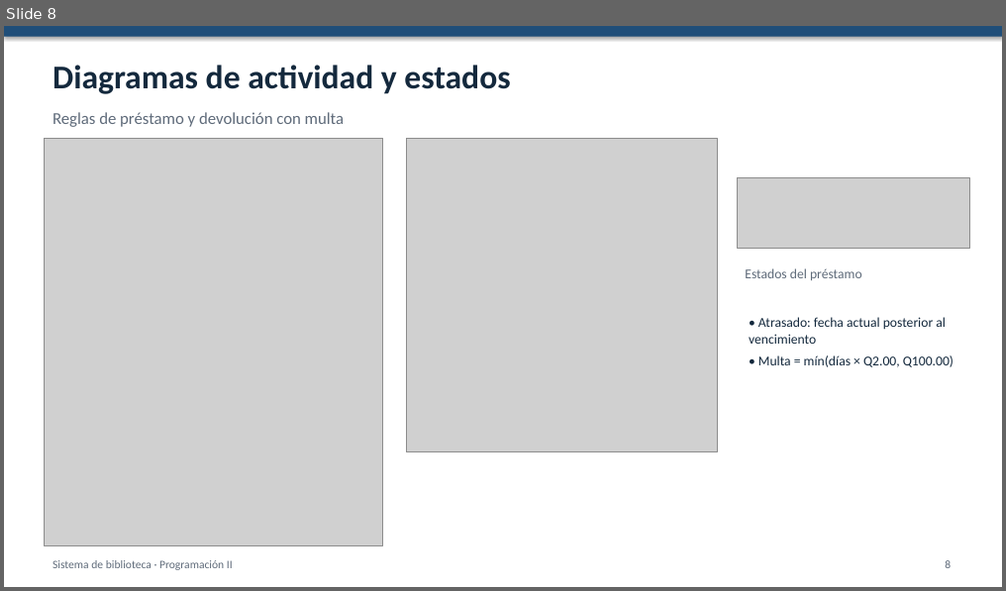
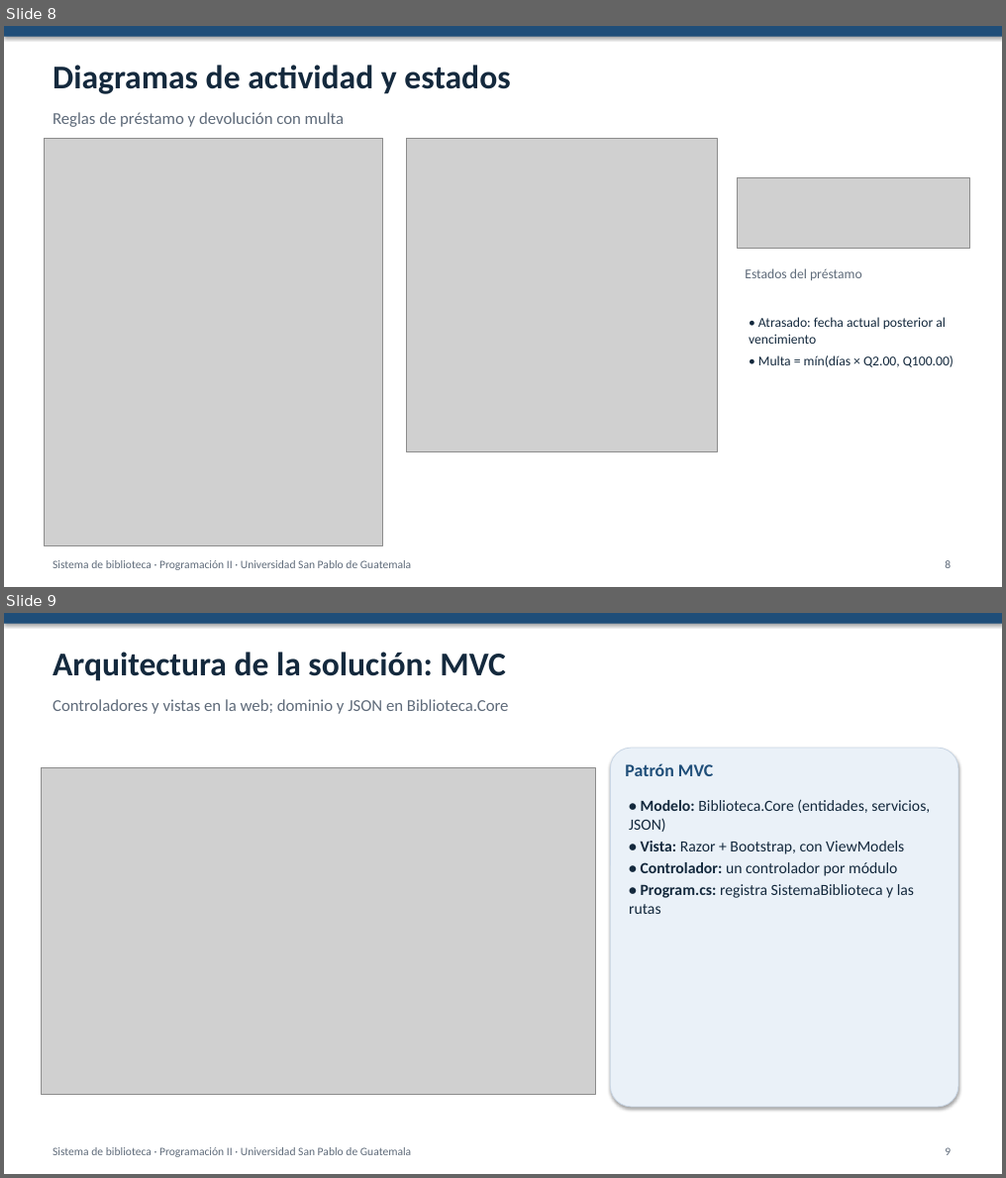
Before and after one commit to USPG-Angels-Workspace/sistema-biblioteca, a slide deck: docs/Presentacion.pptx. Shown one above the other, each under a label of ours: slide 8 before the commit, slides 8 and 9 after it. The pictures are 1006x591 and 1006x1178 pixels, drawn with LibreOffice and Linux fonts; fonts in the diff are those of the drawing; grey boxes stand for pictures. Boxes give left, top, right and bottom in pixels: in the first picture for what was removed or moved away, otherwise in the second. Text is boxed around its words. In the diff, an @@ line names an element or a change of style, - is before the commit and + after.

Commit message:
docs: actualiza la presentación con la arquitectura MVC, las capturas web y los datos del equipo

```diff
--- a/docs/Presentacion.pptx
+++ b/docs/Presentacion.pptx
@@ slide 9 added at (4, 613, 1002, 1174), background #FFFFFF @@
@@ rectangle added at (4, 613, 1002, 624), fill #1F4E79 @@
@@ text added at (53, 652, 506, 681), 32 pt, text #14293D, bold @@
+Arquitectura de la solución: MVC
@@ text added at (53, 699, 509, 714), 16 pt, text #5F6B7A @@
+Controladores y vistas en la web; dominio y JSON en Biblioteca.Core
@@ rounded rectangle added at (611, 748, 958, 1107), fill #EAF1F8, outline #C9D6E5 0.75 pt @@
@@ picture added at (42, 768, 595, 1094) @@
@@ text added at (625, 763, 713, 776), 17 pt, text #1F4E79, bold @@
+Patrón MVC
@@ text added at (629, 799, 930, 914), 15 pt, text #14293D @@
+• Modelo: Biblioteca.Core (entidades, servicios, JSON)
+• Vista: Razor + Bootstrap, con ViewModels
+• Controlador: un controlador por módulo
+• Program.cs: registra SistemaBiblioteca y las rutas
@@ text added at (53, 1148, 411, 1157), 11 pt, text #5F6B7A @@
+Sistema de biblioteca · Programación II · Universidad San Pablo de Guatemala
@@ text added at (944, 1148, 950, 1156), 11 pt, text #5F6B7A @@
+9
@@ slide 8 changed as well @@
@@ text at (53, 561, 411, 570): text changed @@
-Sistema de biblioteca · Programación II
+Sistema de biblioteca · Programación II · Universidad San Pablo de Guatemala
```
Also in this commit, not shown: 15 other slides changed, 1 other slide added, 2 slides removed.
